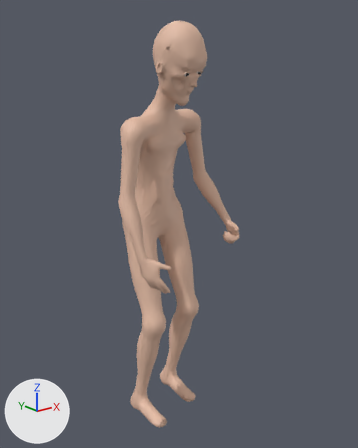
An edit to the glTF model characters/father/model/father.glb, drawn before and after from the same camera.
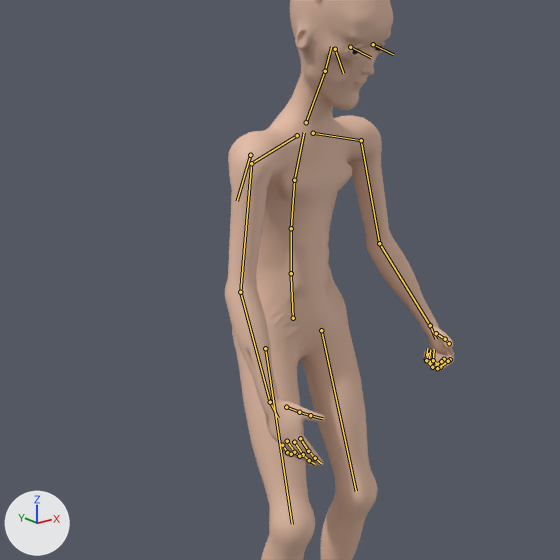
Each version is shown whole from a 50 mm lens placed at (-1.189, -1.679, 1.51), pointed at (0.085, -0.087, 0.873), then close up on the part from 0% to 82% of the width and 11% to 77% of the height. Lighting does not change. The marker at lower left points along +X, +Y and +Z. The older version's two pictures come first. Both versions are drawn at frame 109 of the action 'idle_cane'; the numbers are the values there. The bones that change, and the others that lie on the model, are drawn over the model as lines in the close-ups.

In view in the first close-up: 'Body', 'Body_LOD1' and 1 more.
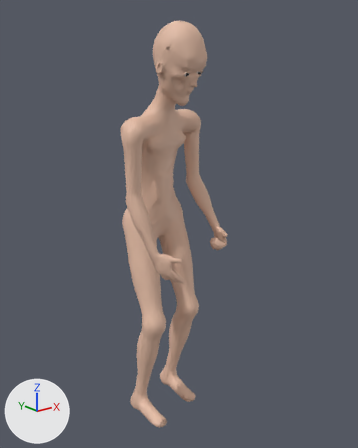
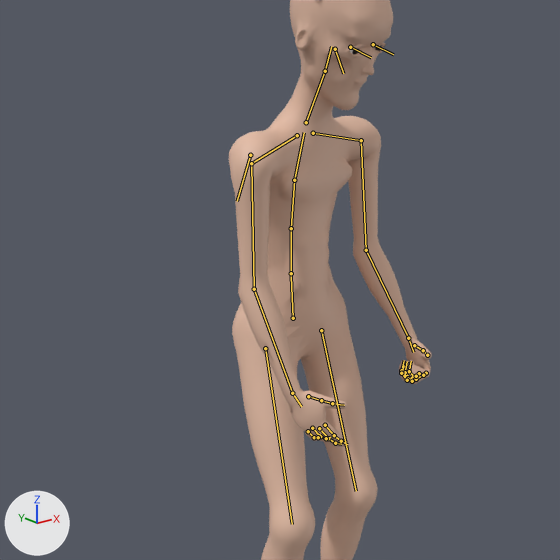
Changed parts and their boxes [x1, y1, x2, y2] in the close-ups (560 x 560 px):
'Body', posed: before [225, 0, 454, 560]; after [229, 0, 432, 560]
'Body_LOD1', posed: before [224, 0, 454, 560]; after [229, 0, 432, 560]
bone 'LeftUpperArm', root to tip: before (361, 140) to (379, 243); after (361, 140) to (366, 250)
bone 'RightUpperArm', root to tip: before (251, 163) to (240, 292); after (251, 163) to (254, 289)

The edits, one by one:
Bone 'LeftUpperArm' (bone_leftupperarm) turns from (-64, -15, -4) to (-75, -16, -3) degrees about its own x, y and z.
Bone 'RightUpperArm' (bone_rightupperarm) turns from (-66, 17, 4) to (-77, 17, 3) degrees about its own x, y and z.
